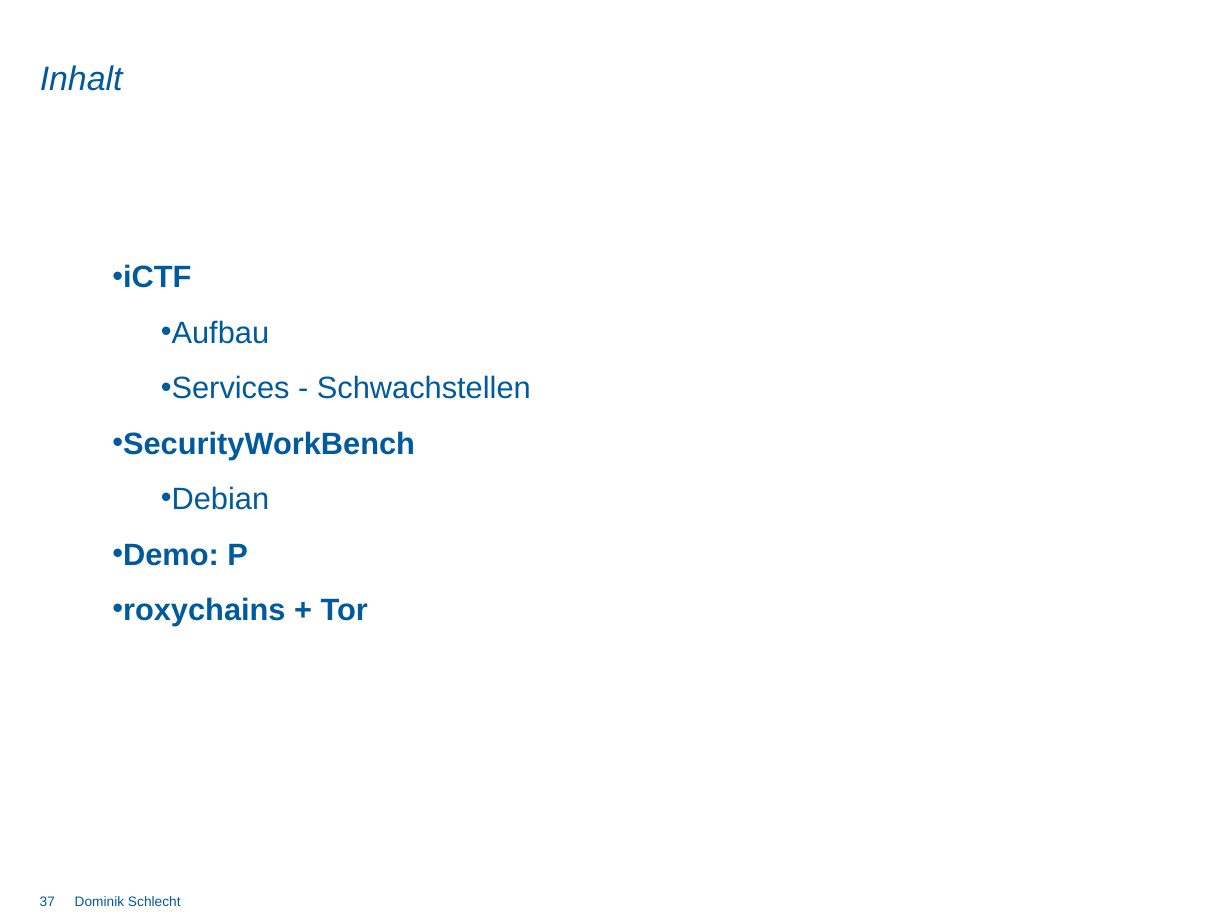
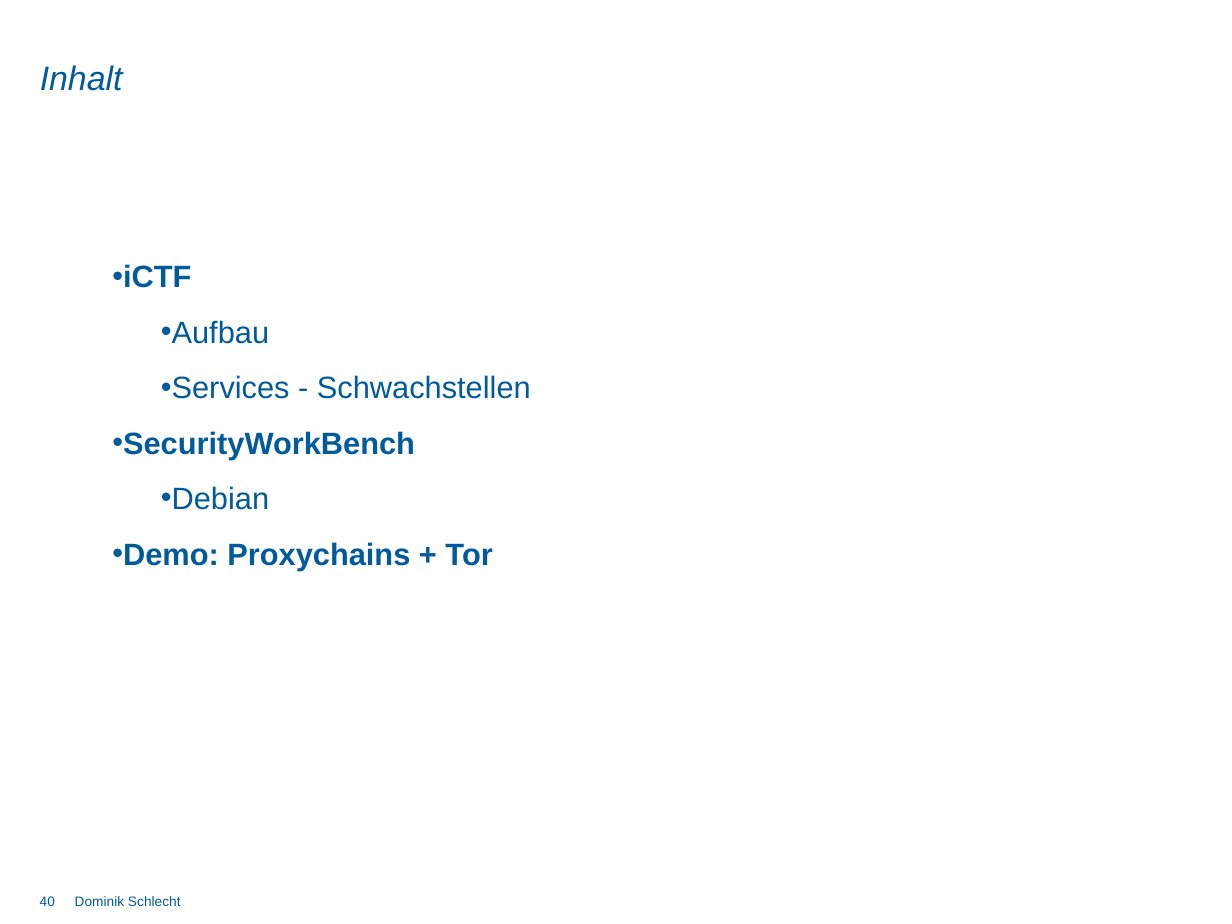
Before and after one commit to DominikSchlecht/masterProjWS15, a slide deck: slide 40 of Praesentation/Abschlusspräsentation/Endpräsentation_Gesamt.pptx (slide 37 before the commit). Drawn at 1232x924 pixels with LibreOffice and Linux fonts; fonts in the diff are those of the drawing; background and template pictures are left out. Boxes give left, top, right and bottom in pixels: in the first picture for what was removed or moved away, otherwise in the second. Text is boxed around its words. In the diff, an @@ line names an element or a change of style, - is before the commit and + after.

```diff
--- a/Praesentation/Abschlusspräsentation/Endpräsentation_Gesamt.pptx
+++ b/Praesentation/Abschlusspräsentation/Endpräsentation_Gesamt.pptx
@@ text at (123, 542, 492, 570): text changed @@
-• Demo: P
-• roxychains + Tor
+• Demo: Proxychains + Tor
@@ page number at (40, 896, 55, 906): text changed @@
-37
+40
```
Also in this commit, not shown: 17 other slides changed, 4 slides added, 1 other file.
